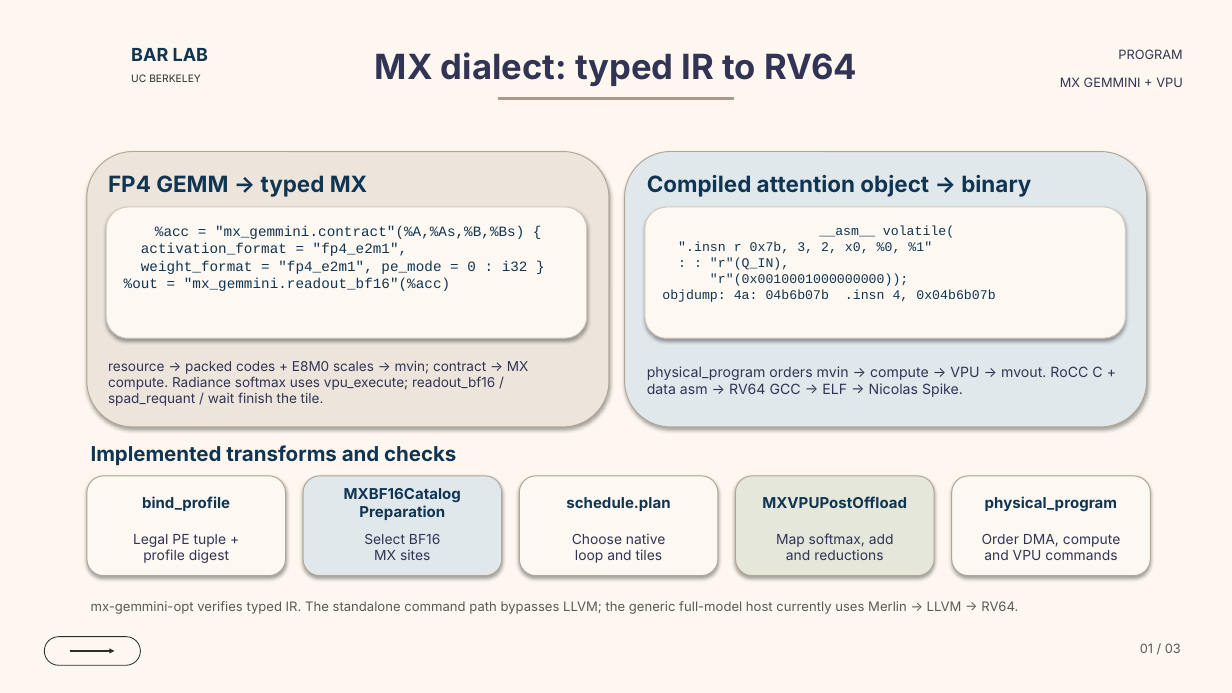
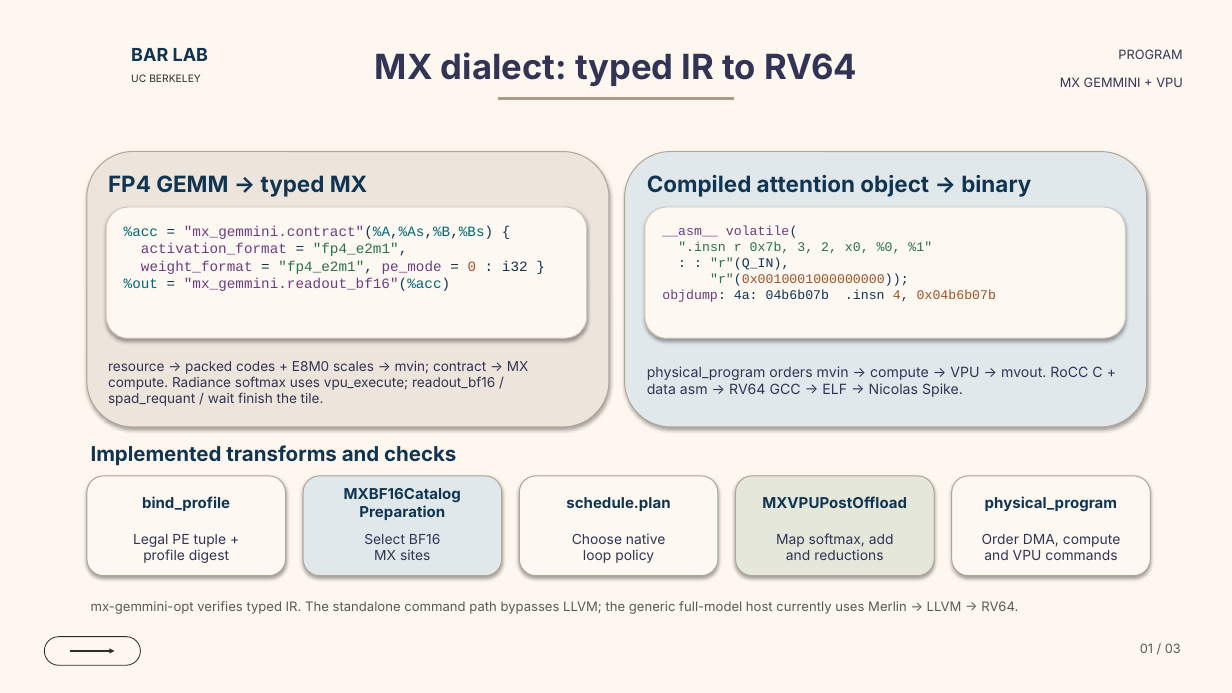
Before and after one commit to ucb-bar/mx-gemmini-mlir, a slide deck: slide 1 of docs/presentations/mx_gemmini_dialect_overview.pptx. Drawn at 1232x693 pixels with LibreOffice and Linux fonts; fonts in the diff are those of the drawing; background and template pictures are left out. Boxes give left, top, right and bottom in pixels: in the first picture for what was removed or moved away, otherwise in the second. Text is boxed around its words. In the diff, an @@ line names an element or a change of style, - is before the commit and + after.

```diff
--- a/docs/presentations/mx_gemmini_dialect_overview.pptx
+++ b/docs/presentations/mx_gemmini_dialect_overview.pptx
@@ rounded rectangle "%acc = "mx_gemmini.contract"(%A,%As,%B,%Bs) {" at box(106, 207, 587, 338): text colour #103552 to #006874 in "%acc "mx_gemmini.contract"(%A,%As,%B,%Bs)", "%out "mx_gemmini.readout_bf16"(%acc)"; text colour #103552 to #6C3D80 in ""mx_gemmini.contract"(%A,%As,%B,%Bs)", "activation_format", "weight_format pe_mode", ""mx_gemmini.readout_bf16"(%acc)"; text colour #103552 to #28704F in ""fp4_e2m1",", ""fp4_e2m1","; text colour #103552 to #A44F25 in "0"; alignment centre to left @@
@@ rounded rectangle "__asm__ volatile(" at box(645, 207, 1126, 338): text colour #103552 to #6C3D80 in "__asm__ volatile(", "objdump:"; text colour #103552 to #28704F in "".insn r 0x7b, 3, 2, x0, %0, ...", ""r"(Q_IN),", ""r"(0x0010001000000000));"; text colour #103552 to #A44F25 in ""r"(0x0010001000000000));", "4, 0x04b6b07b"; alignment centre to left @@
@@ text at box(583, 549, 654, 563): text changed @@
-loop and tiles
+loop policy
```
Also in this commit, not shown: 2 other slides changed, 3 other files.
